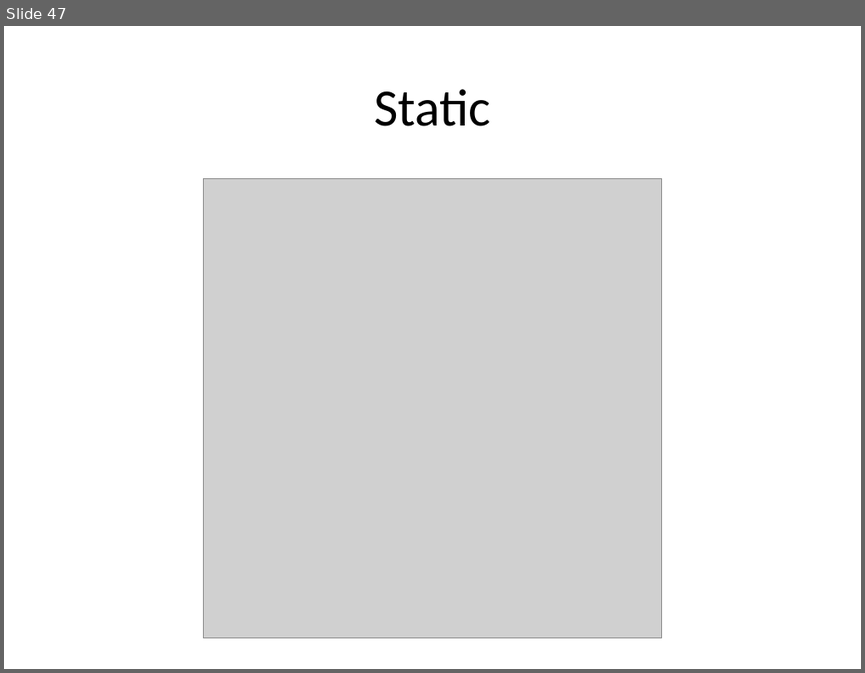
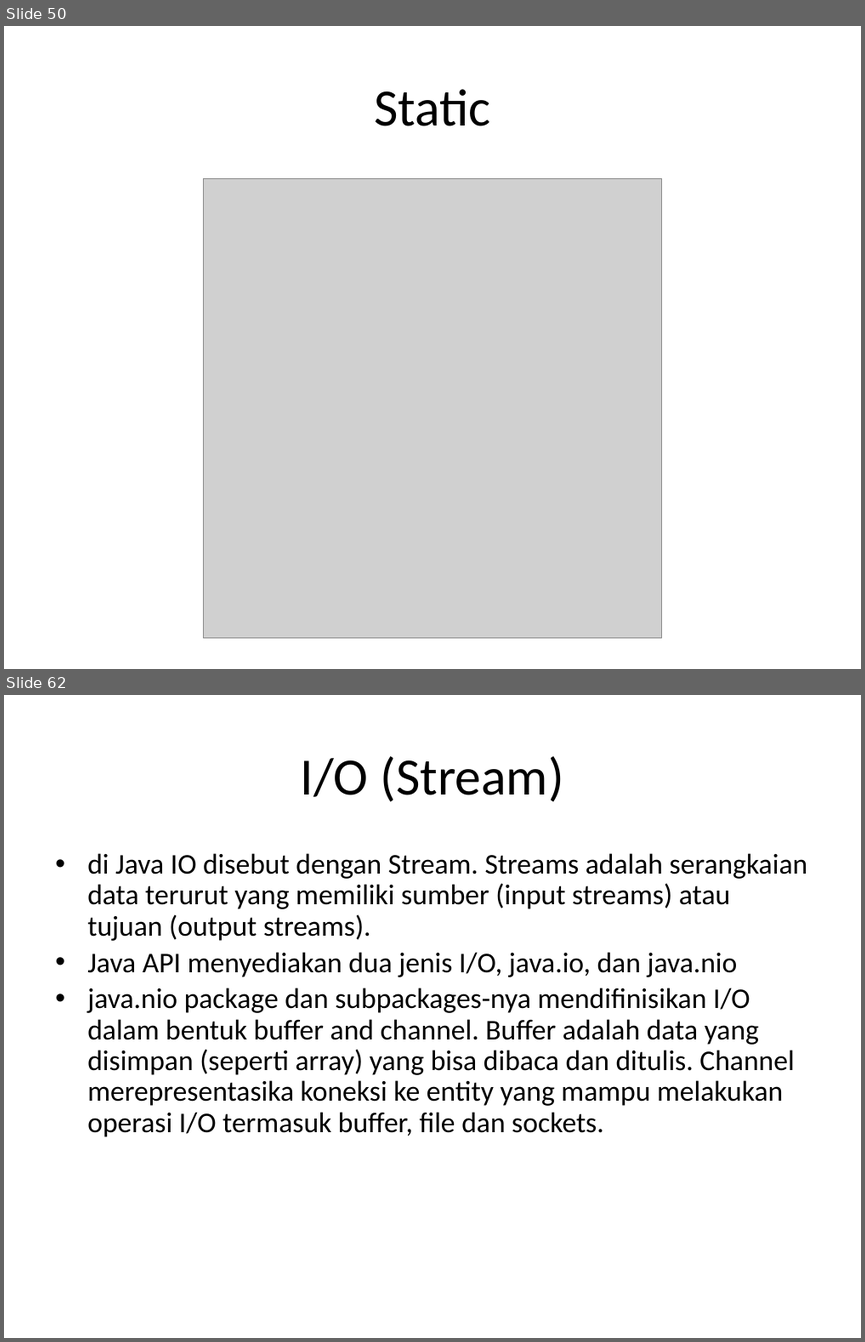
Before and after one commit to milhcbt/oot-aide, a slide deck: src/main/resources/Dasar-Dasar Pemograman Java.pptx. Shown one above the other, each under a label of ours: slide 47 before the commit, slides 50 and 62 after it; the slides between them are not shown. The pictures are 865x673 and 865x1342 pixels, drawn with LibreOffice and Linux fonts; fonts in the diff are those of the drawing; grey boxes stand for pictures. Boxes give left, top, right and bottom in pixels: in the first picture for what was removed or moved away, otherwise in the second. Text is boxed around its words. In the diff, an @@ line names an element or a change of style, - is before the commit and + after.

```diff
--- a/src/main/resources/Dasar-Dasar Pemograman Java.pptx
+++ b/src/main/resources/Dasar-Dasar Pemograman Java.pptx
@@ slide 62 added at (4,695,861,1338), background #FFFFFF @@
@@ title added at (301,756,564,802), 44 pt, text #000000 @@
+I/O (Stream)
@@ text added at (87,853,808,1137), 24 pt, text #000000 @@
+• di Java IO disebut dengan Stream. Streams adalah serangkaian data terurut yang memiliki sumber (input streams) atau tujuan (output streams).
+• Java API menyediakan dua jenis I/O, java.io, dan java.nio
+• java.nio package dan subpackages-nya mendifinisikan I/O dalam bentuk buffer and channel. Buffer adalah data yang disimpan (seperti array) yang bisa dibaca dan ditulis. Channel merepresentasika koneksi ke entity yang mampu melakukan operasi I/O termasuk buffer, file dan sockets.
@@ what was slide 47 is now slide 50 @@
```
Also in this commit, not shown: 32 other slides added, 1 slide removed, 29 other files.
